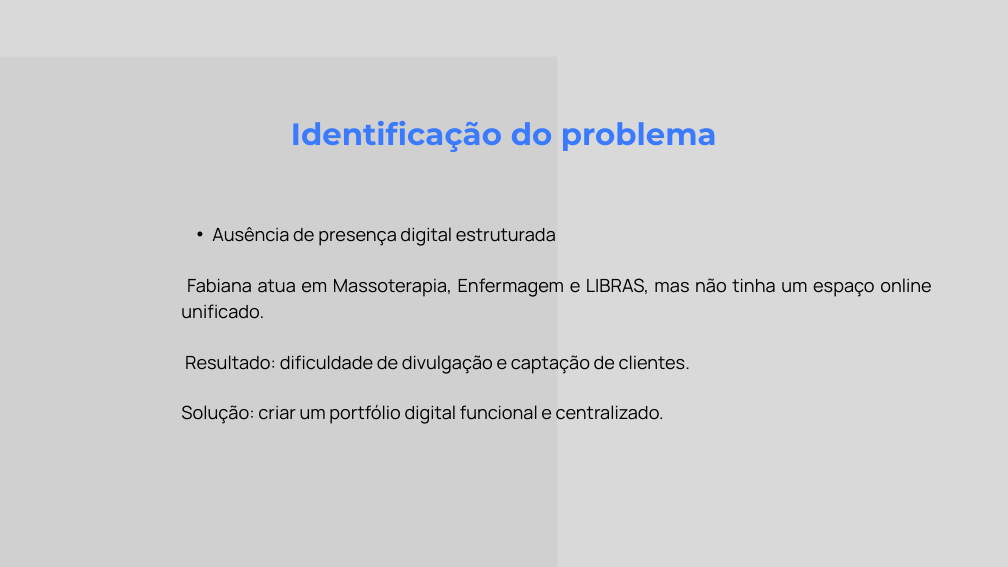
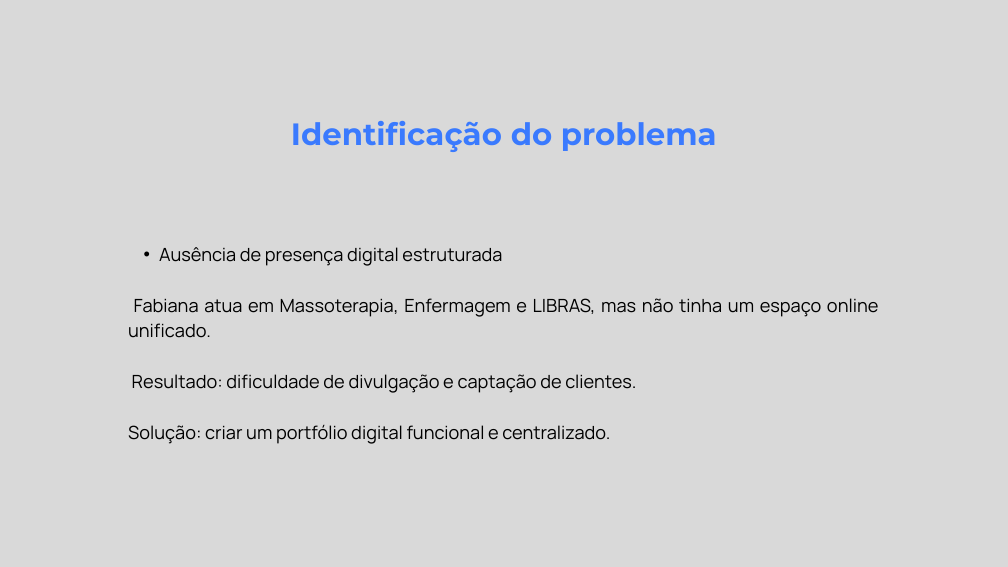
Before and after one commit to Denis-Diego-neb/Portifolio-pi, a slide deck: slide 3 of apresentacao/slide/PROJETO INTEGRADOR I.pptx. Drawn at 1008x567 pixels with LibreOffice and Linux fonts; fonts in the diff are those of the drawing; grey boxes stand for pictures. Boxes give left, top, right and bottom in pixels: in the first picture for what was removed or moved away, otherwise in the second. Text is boxed around its words. In the diff, an @@ line names an element or a change of style, - is before the commit and + after.

```diff
--- a/apresentacao/slide/PROJETO INTEGRADOR I.pptx
+++ b/apresentacao/slide/PROJETO INTEGRADOR I.pptx
@@ picture removed at [0, 56, 557, 567] @@
@@ text "Ausência de presença digital estruturada": place and size @@
-text "Ausência de presença digital estruturada" at [181, 227, 931, 424]
+text "Ausência de presença digital estruturada" at [128, 247, 878, 444]
```
Also in this commit, not shown: 21 other slides changed, 1 other file.
